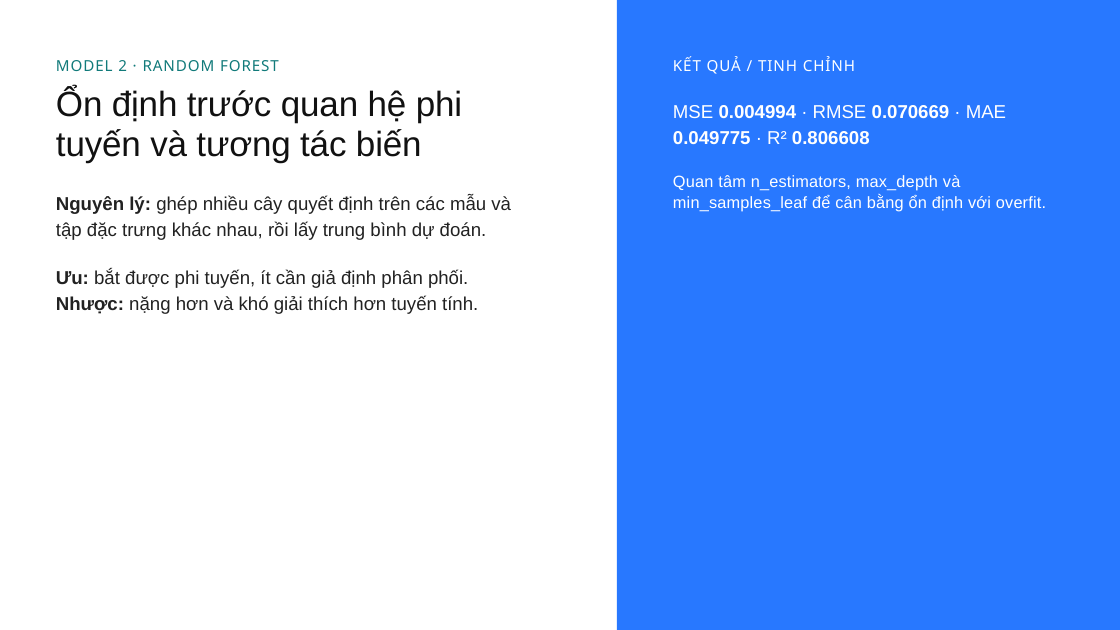
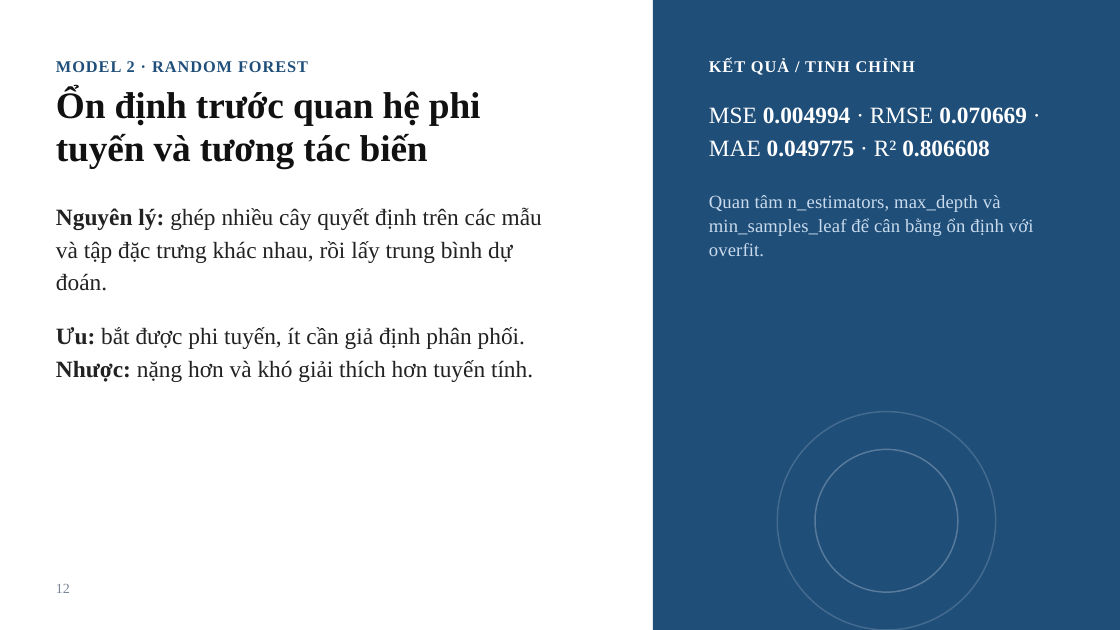
Before and after one commit to hiudz377/02_10123298_10123135_DuDoanKhaNangTrungTuyenSauDaiHoc, a slide deck: slide 12 of docs/slide.pptx. Drawn at 1120x630 pixels with LibreOffice and Linux fonts; fonts in the diff are those of the drawing; background and template pictures are left out. Boxes give left, top, right and bottom in pixels: in the first picture for what was removed or moved away, otherwise in the second. Text is boxed around its words. In the diff, an @@ line names an element or a change of style, - is before the commit and + after.

```diff
--- a/docs/slide.pptx
+++ b/docs/slide.pptx
@@ rectangle: place and size @@
-rectangle at <box>617,0,1120,630</box>
+rectangle at <box>653,0,1120,630</box>
@@ rectangle at <box>653,0,1120,630</box>: fill #2878FF to #1F4E79 @@
@@ text "MODEL 2 · RANDOM FOREST" at <box>56,61,308,72</box>: size 13 to 14 pt, font Noto Sans to Times New Roman, text colour #117A7A to #1F4E79, bold on @@
@@ text "KẾT QUẢ / TINH CHỈNH": place and size @@
-text "KẾT QUẢ / TINH CHỈNH" at <box>673,57,855,74</box>
+text "KẾT QUẢ / TINH CHỈNH" at <box>709,59,915,75</box>
@@ text "KẾT QUẢ / TINH CHỈNH" at <box>709,59,915,75</box>: size 13 to 14 pt, font Noto Sans to Times New Roman, bold on @@
@@ text "Ổn định trước quan hệ ..." at <box>56,89,481,168</box>: size 30 to 32 pt, font Arial to Times New Roman, bold on @@
@@ text "MSE 0.004994 · RMSE 0.070669 ...": place and size @@
-text "MSE 0.004994 · RMSE 0.070669 ..." at <box>673,105,1006,144</box>
+text "MSE 0.004994 · RMSE 0.070669 ..." at <box>709,107,1027,157</box>
@@ text "MSE 0.004994 · RMSE 0.070669 ..." at <box>709,107,1027,157</box>: size 16 to 20 pt, font Arial to Times New Roman @@
@@ text "Nguyên lý: ghép nhiều cây ..." at <box>56,207,542,382</box>: size 16 to 20 pt, font Arial to Times New Roman @@
@@ text "Nguyên lý: ghép nhiều cây ...": place and size @@
-text "Nguyên lý: ghép nhiều cây ..." at <box>56,196,511,314</box>
+text "Nguyên lý: ghép nhiều cây ..." at <box>56,207,542,382</box>
@@ text "Quan tâm n_estimators, max_depth và ...": place and size @@
-text "Quan tâm n_estimators, max_depth và ..." at <box>673,175,1046,212</box>
+text "Quan tâm n_estimators, max_depth và ..." at <box>709,195,1034,256</box>
@@ text "Quan tâm n_estimators, max_depth và ..." at <box>709,195,1034,256</box>: size 14 to 16 pt, font Arial to Times New Roman, text colour #FFFFFF to #C9DBEC @@
@@ ellipse added at <box>777,412,996,630</box>, outline #FFFFFF 1.25 pt @@
@@ ellipse added at <box>815,450,958,592</box>, outline #FFFFFF 1.25 pt @@
@@ page number added at <box>56,584,70,593</box>, 12 pt, text #7A8794 @@
+12
```
Also in this commit, not shown: 22 other slides changed.
